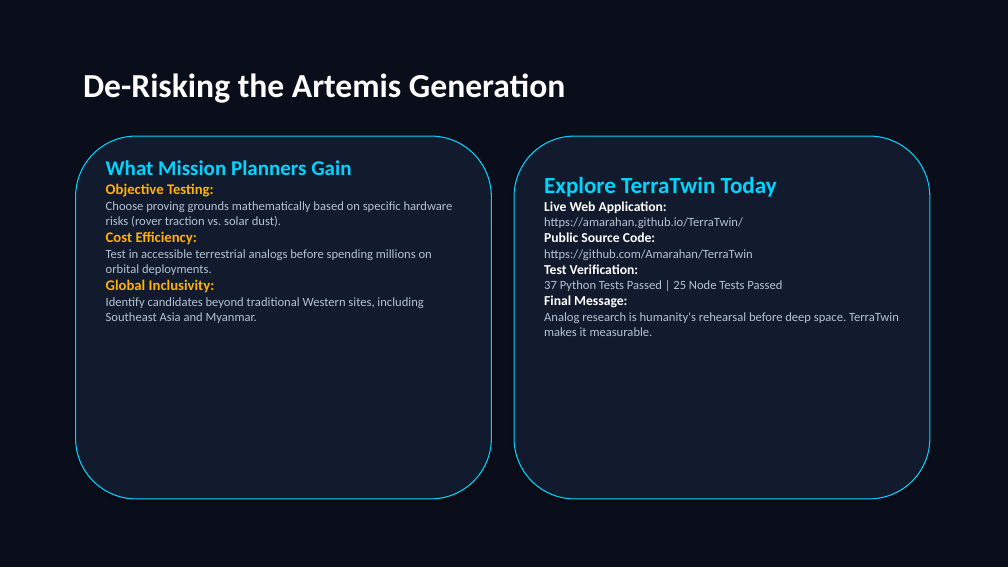
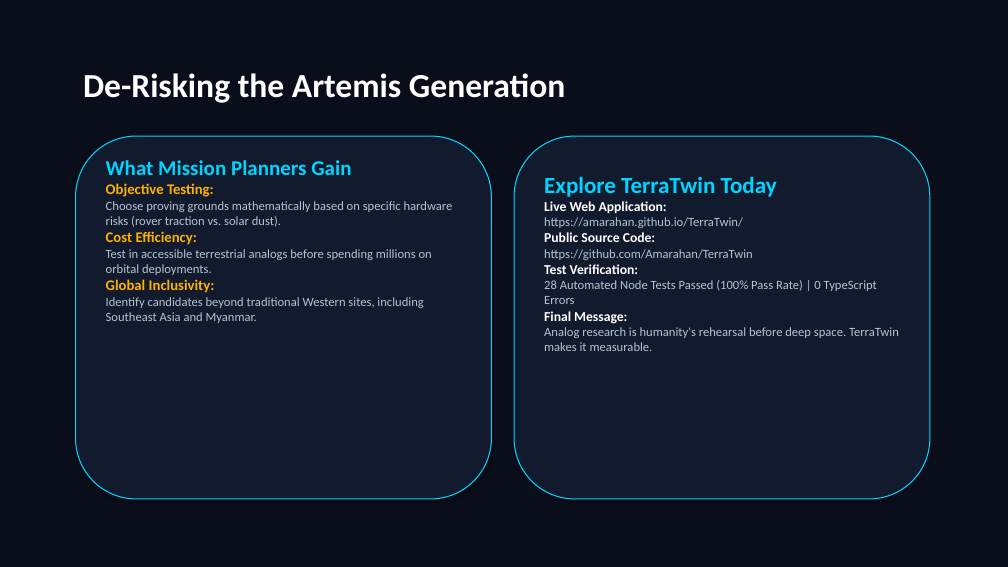
Before and after one commit to Amarahan/TerraTwin, a slide deck: slide 6 of submission/TerraTwin_3Min_Pitch.pptx. Drawn at 1008x567 pixels with LibreOffice and Linux fonts; fonts in the diff are those of the drawing. Boxes give left, top, right and bottom in pixels: in the first picture for what was removed or moved away, otherwise in the second. Text is boxed around its words. In the diff, an @@ line names an element or a change of style, - is before the commit and + after.

```diff
--- a/submission/TerraTwin_3Min_Pitch.pptx
+++ b/submission/TerraTwin_3Min_Pitch.pptx
@@ text at [544,280,877,304]: text changed @@
-37 Python Tests Passed | 25 Node Tests Passed
+28 Automated Node Tests Passed (100% Pass Rate) | 0 TypeScript Errors
```
Also in this commit, not shown: 2 other slides changed, 3 other files.
